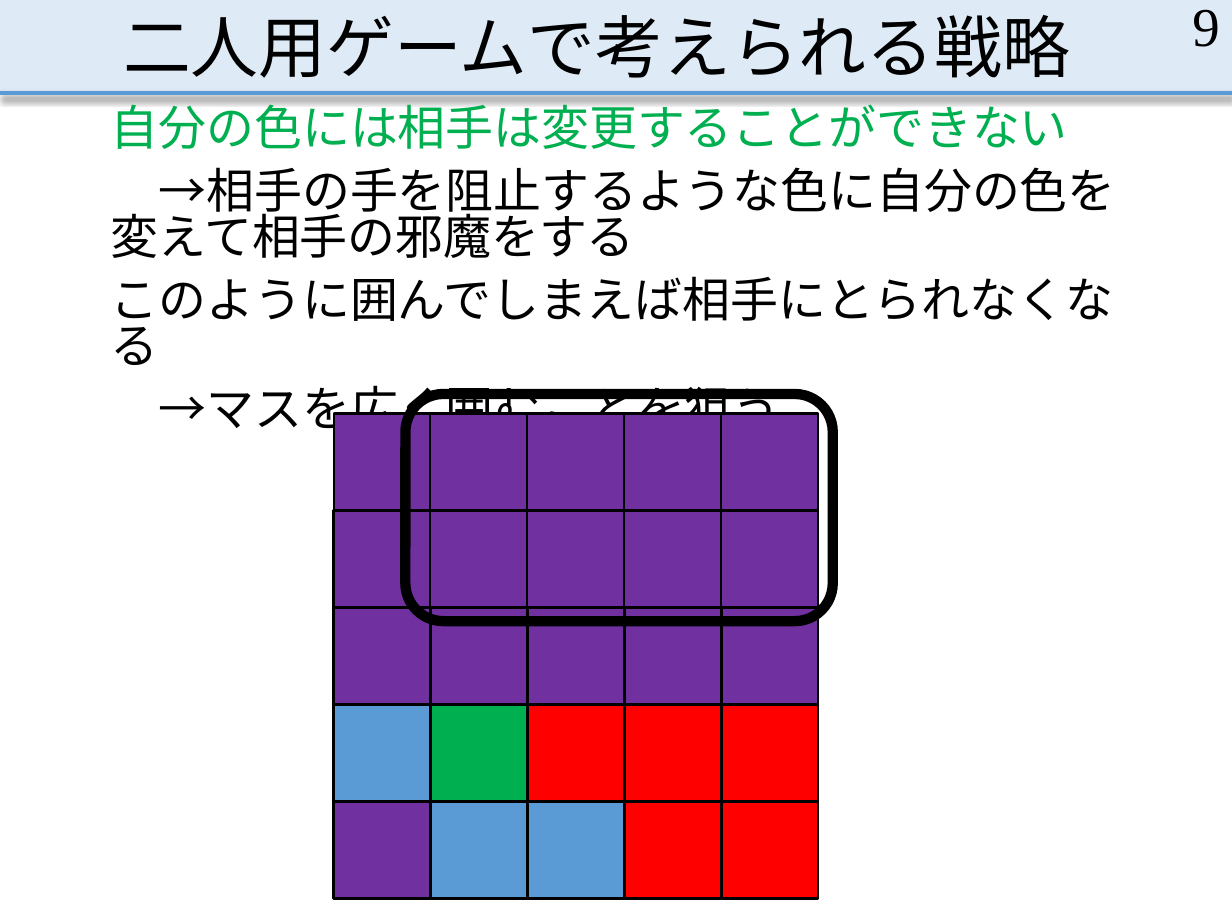
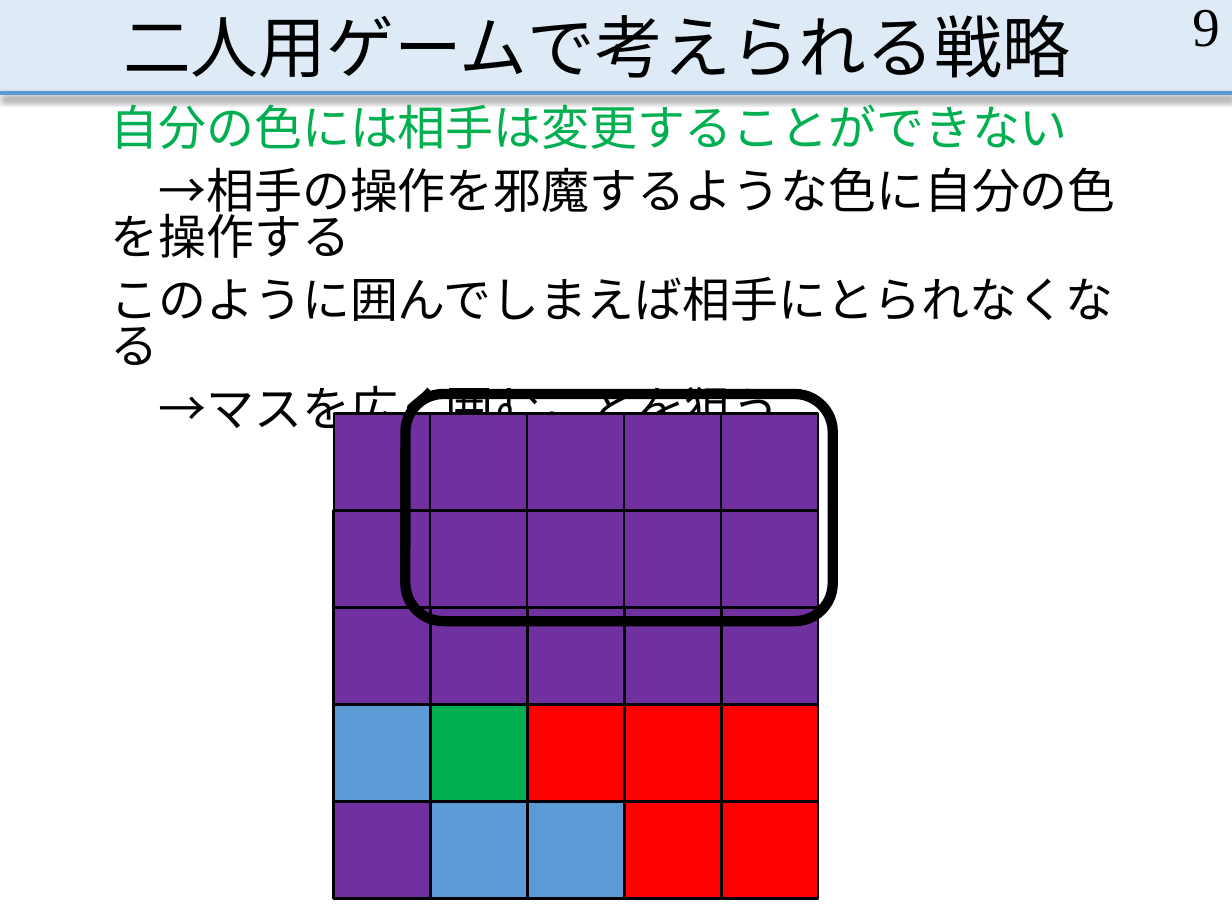
Before and after one commit to MasayaOda/SR, a slide deck: slide 9 of 中間発表.pptx. Drawn at 1232x924 pixels with LibreOffice and Linux fonts; fonts in the diff are those of the drawing. Boxes give left, top, right and bottom in pixels: in the first picture for what was removed or moved away, otherwise in the second. Text is boxed around its words. In the diff, an @@ line names an element or a change of style, - is before the commit and + after.

```diff
--- a/中間発表.pptx
+++ b/中間発表.pptx
@@ text at [111,167,1116,258]: text changed @@
-→相手の手を阻止するような色に自分の色を変えて相手の邪魔をする
+→相手の操作を邪魔するような色に自分の色を操作する
```
Also in this commit, not shown: 9 other slides changed.
